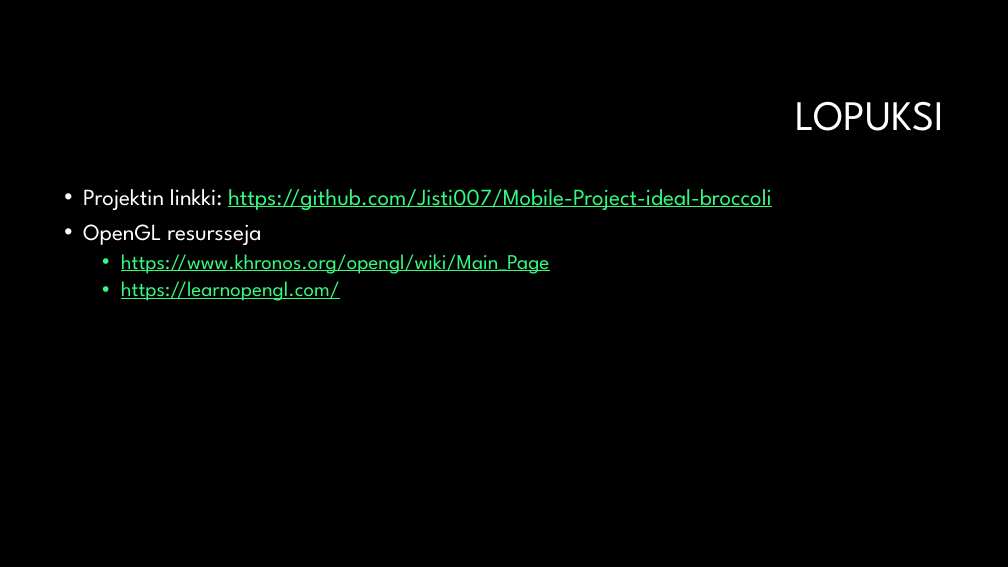
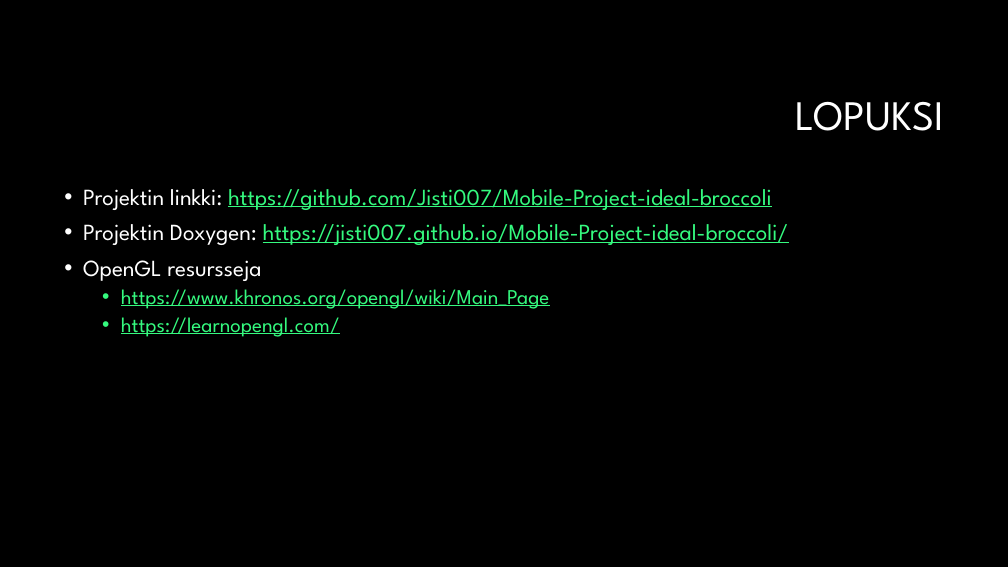
Before and after one commit to Jisti007/Mobile-Project-ideal-broccoli, a slide deck: slide 10 of documentation/presentation/Project Onslaught.pptx. Drawn at 1008x567 pixels with LibreOffice and Linux fonts; fonts in the diff are those of the drawing; background and template pictures are left out. Boxes give left, top, right and bottom in pixels: in the first picture for what was removed or moved away, otherwise in the second. Text is boxed around its words. In the diff, an @@ line names an element or a change of style, - is before the commit and + after.

```diff
--- a/documentation/presentation/Project Onslaught.pptx
+++ b/documentation/presentation/Project Onslaught.pptx
@@ text at box(83, 224, 789, 245): paragraph added @@
+• Projektin Doxygen: https://jisti007.github.io/Mobile-Project-ideal-broccoli/
```
Also in this commit, not shown: 2 other slides changed.
